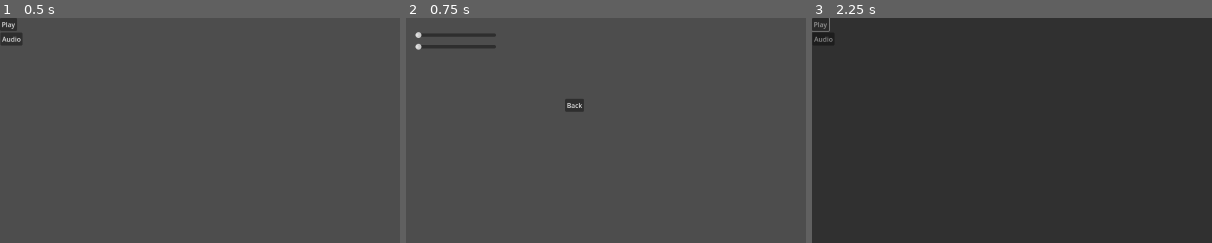
Above: before the commit, frames 1-3 (left to right).
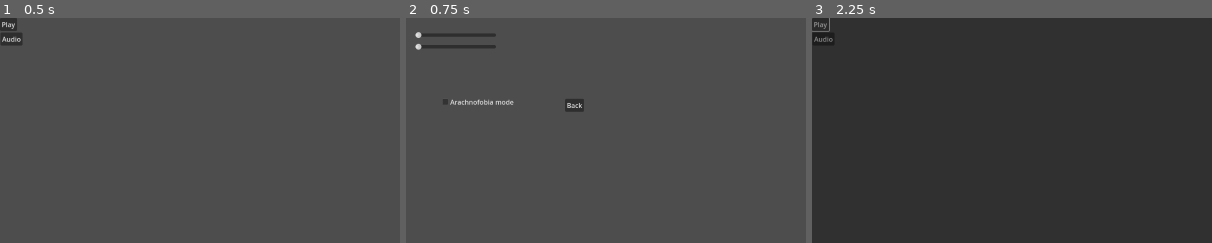
Above: after the commit, the same moments.

Repository: matouseek/game-jam-25
Game: Godot game, scene res://scenes/main_menu.tscn
The game is run twice, just before and just after one commit, with the same random seed, the same clock (stepped at 60 frames per second) and the same inputs. The project has no main scene, so this scene is started directly. The engine's default icon, where the game draws it, is replaced by a stand-in: a white triangle on a blue panel in a dark square. Sound files missing from this copy of the repository are replaced by a short silence.
Inputs:
- Up to frame 1 (0.5 s): no input
- Up to frame 2 (0.75 s): click "Audio" at 0.5 s
- Up to frame 3 (2.25 s): click "Back" at 1.25 s; click "Play" at 2 s
The pictures show only the part of the screen within x 0-50%, y 0-50%; the shares and areas given below are measured in that part.

Frame 1 is identical in both runs. In frame 2, 0.2% of the frame differs, in the area x 9-27%, y 36-39%; in frame 3, nothing differs.

Commit message:
arachnofobia button added

Diff:
--- a/scenes/game_manager.tscn
+++ b/scenes/game_manager.tscn
@@ -3,6 +3,7 @@
 [ext_resource type="Script" path="res://scripts/game_manager.gd" id="1_smr6r"]
 
 [node name="GameManager" type="CanvasLayer"]
+process_mode = 3
 script = ExtResource("1_smr6r")
 
 [node name="Fade" type="ColorRect" parent="."]
@@ -13,10 +14,10 @@
 
 [node name="Music" type="AudioStreamPlayer" parent="."]
 
-[node name="AudioMenu" type="Node2D" parent="."]
+[node name="Menu" type="Node2D" parent="."]
 visible = false
 
-[node name="UnclickableArea" type="ColorRect" parent="AudioMenu"]
+[node name="UnclickableArea" type="ColorRect" parent="Menu"]
 anchors_preset = 8
 anchor_left = 0.5
 anchor_top = 0.5
@@ -28,7 +29,7 @@
 grow_vertical = 2
 color = Color(0, 0, 0, 0)
 
-[node name="SFXVolume" type="HSlider" parent="AudioMenu"]
+[node name="SFXVolume" type="HSlider" parent="Menu"]
 anchors_preset = 8
 anchor_left = 0.5
 anchor_top = 0.5
@@ -43,7 +44,7 @@
 max_value = 1.0
 step = 0.01
 
-[node name="MusicVolume" type="HSlider" parent="AudioMenu"]
+[node name="MusicVolume" type="HSlider" parent="Menu"]
 anchors_preset = 8
 anchor_left = 0.5
 anchor_top = 0.5
@@ -58,7 +59,7 @@
 max_value = 1.0
 step = 0.01
 
-[node name="Back" type="Button" parent="AudioMenu"]
+[node name="Back" type="Button" parent="Menu"]
 anchors_preset = 8
 anchor_left = 0.5
 anchor_top = 0.5
@@ -75,7 +76,16 @@
 text = "Back"
 metadata/_edit_use_anchors_ = true
 
+[node name="ArachMode" type="CheckBox" parent="Menu"]
+offset_left = 82.0
+offset_top = 186.0
+offset_right = 283.0
+offset_bottom = 217.0
+text = "Arachnofobia mode
+"
+
 [connection signal="finished" from="Music" to="." method="_on_music_finished"]
-[connection signal="value_changed" from="AudioMenu/SFXVolume" to="." method="_on_sfx_volume_value_changed"]
-[connection signal="value_changed" from="AudioMenu/MusicVolume" to="." method="_on_music_volume_value_changed"]
-[connection signal="pressed" from="AudioMenu/Back" to="." method="_on_back_pressed"]
+[connection signal="value_changed" from="Menu/SFXVolume" to="." method="_on_sfx_volume_value_changed"]
+[connection signal="value_changed" from="Menu/MusicVolume" to="." method="_on_music_volume_value_changed"]
+[connection signal="pressed" from="Menu/Back" to="." method="_on_back_pressed"]
+[connection signal="pressed" from="Menu/ArachMode" to="." method="_on_arach_mode_pressed"]
--- a/scripts/game_manager.gd
+++ b/scripts/game_manager.gd
@@ -33,18 +33,20 @@
 
 # TRAVELLING BACK INDICATOR
 var travelling_back : bool = false
+var arachnofobia : bool = false
 
 const STANDARD_ERROR_MESSAGE = "Posralo se to nekde"
-
+@onready var menu = $Menu
 # Called when the node enters the scene tree for the first FADE_TIME.
 func _ready() -> void:
+	print(arachnofobia)
 	#setup_cursor_hover_style() TODO: uncomment to set custom cursor
 	$Fade.size = Vector2(WINDOW_WIDTH+80, WINDOW_HEIGHT)
-	$AudioMenu/UnclickableArea.size = Vector2(WINDOW_WIDTH, WINDOW_HEIGHT)
+	$Menu/UnclickableArea.size = Vector2(WINDOW_WIDTH+80, WINDOW_HEIGHT)
 	level_completed.connect(switch_to_map)
 	map_completed.connect(switch_to_level)
-	music.volume_db = linear_to_db($AudioMenu/MusicVolume.value)
-	sfx.volume_db = linear_to_db($AudioMenu/SFXVolume.value)
+	music.volume_db = linear_to_db($Menu/MusicVolume.value)
+	sfx.volume_db = linear_to_db($Menu/SFXVolume.value)
 	play_music('res://assets/music/skibidi.mp3')
 
 
@@ -91,7 +93,8 @@
 func menu_toggle() -> void:
 	if (get_tree().current_scene.name == "MainMenu"):
 			get_tree().current_scene.visible = !get_tree().current_scene.visible
-	$AudioMenu.visible = !$AudioMenu.visible
+	get_tree().paused = !menu.visible
+	menu.visible = !menu.visible
 
 
 func _input(event: InputEvent) -> void:
@@ -118,3 +121,8 @@
 
 func play_sfx(filename : String):
 	sfx.stream = (load(filename) as AudioStream).play()
+
+
+func _on_arach_mode_pressed() -> void:
+	arachnofobia = !arachnofobia
+	print(arachnofobia)
